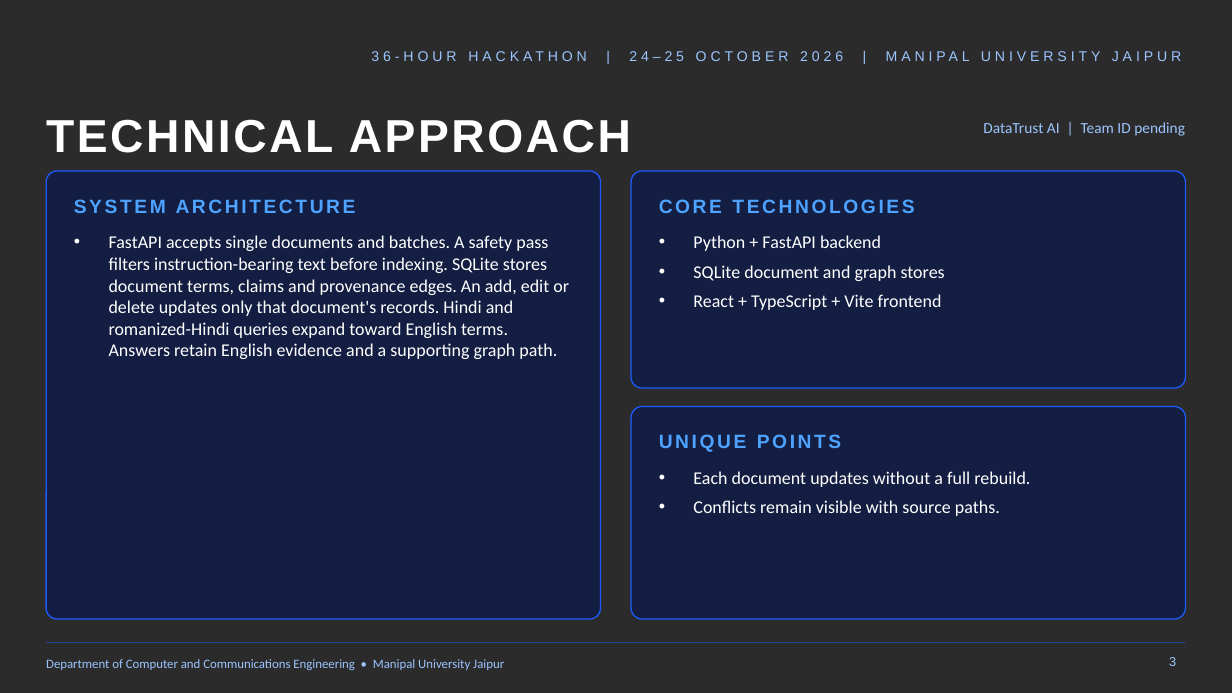
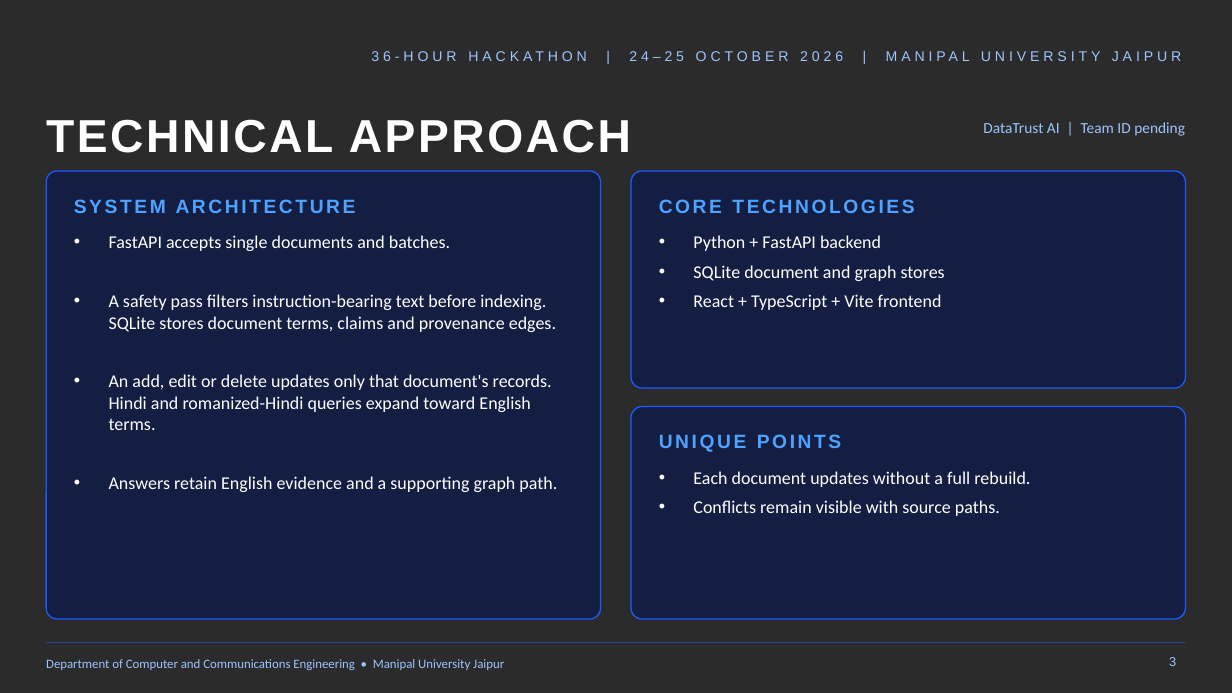
Before and after one commit to kc100official-cmd/Ai-DataTrustAi, a slide deck: slide 3 of deliverables/HYPNEXIS26_DataTrust_AI_expanded.pptx. Drawn at 1232x693 pixels with LibreOffice and Linux fonts; fonts in the diff are those of the drawing; background and template pictures are left out; a plain dark background stands for a picture behind light text. Boxes give left, top, right and bottom in pixels: in the first picture for what was removed or moved away, otherwise in the second. Text is boxed around its words. In the diff, an @@ line names an element or a change of style, - is before the commit and + after.

```diff
--- a/deliverables/HYPNEXIS26_DataTrust_AI_expanded.pptx
+++ b/deliverables/HYPNEXIS26_DataTrust_AI_expanded.pptx
@@ text at [109, 235, 557, 492]: text changed @@
-• FastAPI accepts single documents and batches. A safety pass filters instruction-bearing text before indexing. SQLite stores document terms, claims and provenance edges. An add, edit or delete updates only that document's records. Hindi and romanized-Hindi queries expand toward English terms. Answers retain English evidence and a supporting graph path.
+• FastAPI accepts single documents and batches.
+• A safety pass filters instruction-bearing text before indexing. SQLite stores document terms, claims and provenance edges.
+• An add, edit or delete updates only that document's records. Hindi and romanized-Hindi queries expand toward English terms.
+• Answers retain English evidence and a supporting graph path.
```
Also in this commit, not shown: 13 other files.
